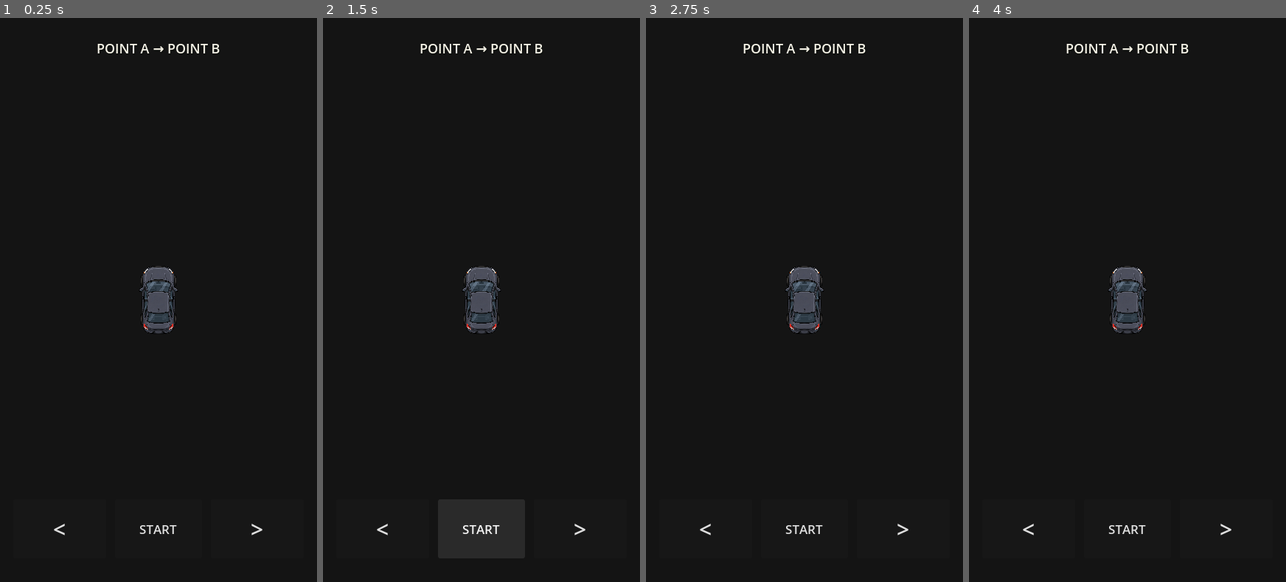
Above: before the commit, frames 1-4 (left to right).
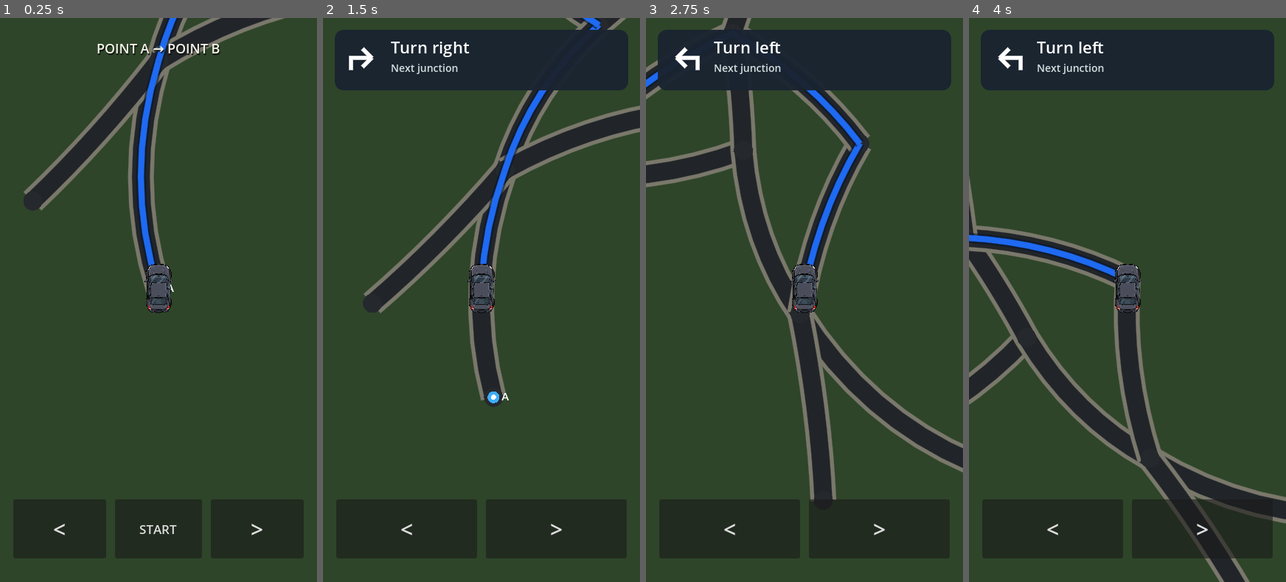
Above: after the commit, the same moments.

Repository: patrickcallahancomedy/comedian
Game: Godot game, scene res://scenes/drive/procedural_drive_ab.tscn
Two runs of this game, one before a commit and one after it. Both use one fixed random seed, a clock stepped at 60 frames per second and the inputs below. This scene is started directly instead of the project's main scene.
Inputs (mouse positions are in pixels of both pictures, inside the frame that each line leads up to):
- Up to frame 1 (0.25 s): no input
- Up to frame 2 (1.5 s): click "START" at 0.5 s; click (481, 531) at 1.25 s, where only the run before the commit has a clickable "START"
- Up to frame 3 (2.75 s): tap Enter (ui_accept) at 2, 2.27 s; move the mouse to (874, 271) at 2.02 s; hold Right from 2.03 s (still down); tap Space at 2.1 s; click (874, 271) at 2.17 s
- Up to frame 4 (4 s): release Right at 2.75 s; drag from (1064, 328) to (1111, 412) at 2.77 s; move the mouse to (1159, 175) at 3.52 s; hold Right from 3.53 s (still down); tap Space at 3.6 s

The runs differ from the first frame. In frame 1, 87% of the frame differs, in the area x 0-100%, y 0-100%; in frame 2, 86%; in frame 3, 83%; in frame 4, 85%.
Error before the commit: Parse Error: Cannot infer the type of "outgoing" variable because the value doesn't have a set type. (res://scripts/drive/procedural_drive_controller.gd:241)

Commit message:
Make procedural drive math types explicit

Diff:
--- a/godot/scripts/drive/procedural_drive_controller.gd
+++ b/godot/scripts/drive/procedural_drive_controller.gd
@@ -157,15 +157,15 @@
 
 
 func _advance_along_road(delta: float) -> void:
-	var remaining := WORLD_SPEED * delta
+	var remaining: float = WORLD_SPEED * delta
 
 	while remaining > 0.0 and started and not drive_complete:
-		var distance_to_target := visual_world_position.distance_to(move_to)
+		var distance_to_target: float = visual_world_position.distance_to(move_to)
 		if distance_to_target <= 0.001:
 			_reach_curve_point()
 			continue
 
-		var step := minf(remaining, distance_to_target)
+		var step: float = minf(remaining, distance_to_target)
 		visual_world_position = visual_world_position.move_toward(move_to, step)
 		remaining -= step
 
@@ -199,12 +199,12 @@
 	if previous_node >= 0 and candidates.size() > 1:
 		candidates.erase(previous_node)
 
-	var expected_next := -1
+	var expected_next: int = -1
 	_recalculate_route()
 	if route_nodes.size() > 1:
 		expected_next = int(route_nodes[1])
 
-	var selected := _choose_candidate(candidates, expected_next)
+	var selected: int = _choose_candidate(candidates, expected_next)
 	if selected < 0:
 		selected = int(candidates[0])
 
@@ -229,21 +229,21 @@
 	if previous_node < 0:
 		return expected_next if expected_next >= 0 else int(candidates[0])
 
-	var incoming := heading.normalized()
-	var straightest := int(candidates[0])
-	var straightest_abs := INF
-	var requested := -1
-	var requested_abs := INF
+	var incoming: Vector2 = heading.normalized()
+	var straightest: int = int(candidates[0])
+	var straightest_abs: float = INF
+	var requested: int = -1
+	var requested_abs: float = INF
 
 	for candidate_value in candidates:
 		var candidate: int = int(candidate_value)
-		var outgoing := (
+		var outgoing: Vector2 = (
 			network.nodes[candidate] - network.nodes[current_node]
 		).normalized()
-		var cross := incoming.x * outgoing.y - incoming.y * outgoing.x
-		var dot := clampf(incoming.dot(outgoing), -1.0, 1.0)
-		var angle := atan2(cross, dot)
-		var angle_abs := absf(angle)
+		var cross: float = incoming.x * outgoing.y - incoming.y * outgoing.x
+		var dot: float = clampf(incoming.dot(outgoing), -1.0, 1.0)
+		var angle: float = atan2(cross, dot)
+		var angle_abs: float = absf(angle)
 
 		if angle_abs < straightest_abs:
 			straightest_abs = angle_abs
@@ -379,8 +379,8 @@
 			"key": "arrive",
 		}
 
-	var junction_node := next_node if next_node >= 0 else current_node
-	var incoming_direction := heading
+	var junction_node: int = next_node if next_node >= 0 else current_node
+	var incoming_direction: Vector2 = heading
 
 	if next_node >= 0:
 		incoming_direction = (
@@ -390,12 +390,12 @@
 	if route[0] != junction_node:
 		junction_node = int(route[0])
 
-	var outgoing := (
+	var outgoing: Vector2 = (
 		network.nodes[int(route[1])] - network.nodes[junction_node]
 	).normalized()
-	var cross := incoming_direction.x * outgoing.y - incoming_direction.y * outgoing.x
-	var dot := clampf(incoming_direction.dot(outgoing), -1.0, 1.0)
-	var angle := atan2(cross, dot)
+	var cross: float = incoming_direction.x * outgoing.y - incoming_direction.y * outgoing.x
+	var dot: float = clampf(incoming_direction.dot(outgoing), -1.0, 1.0)
+	var angle: float = atan2(cross, dot)
 
 	var turn := "straight"
 	if angle < -0.35:
